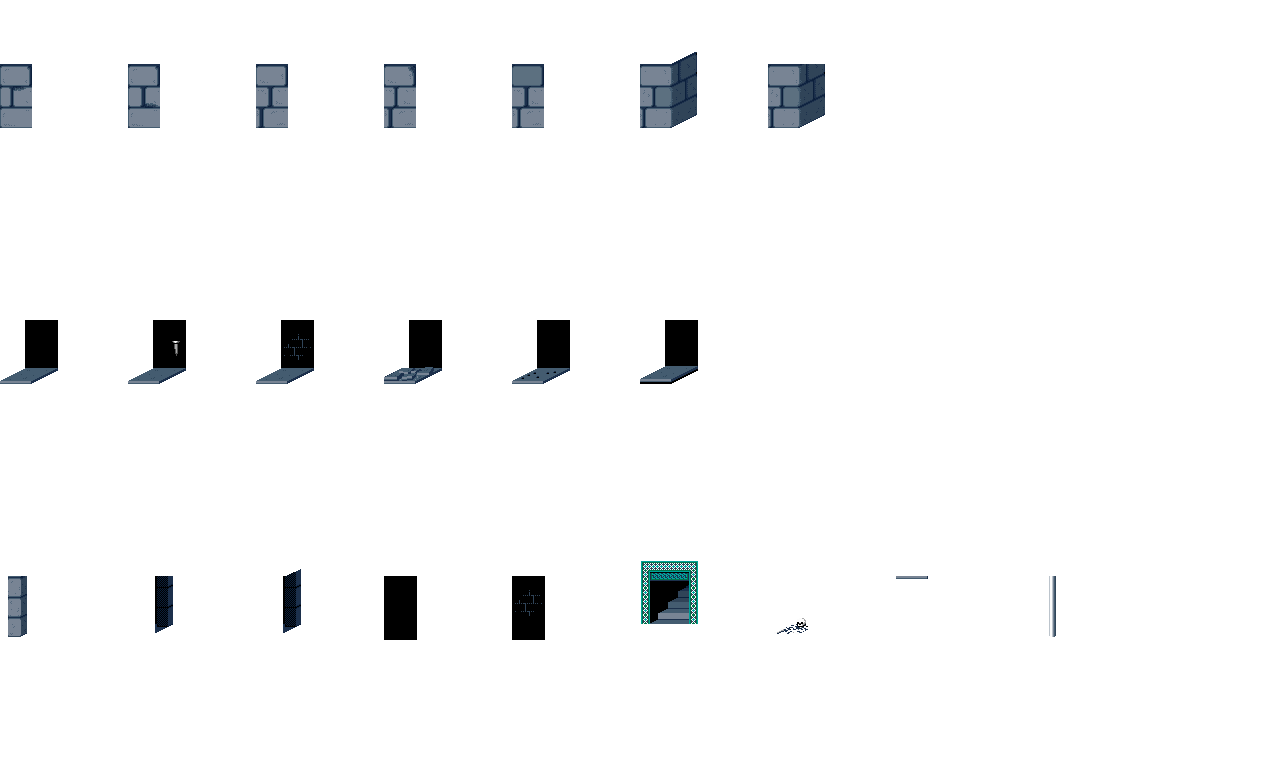
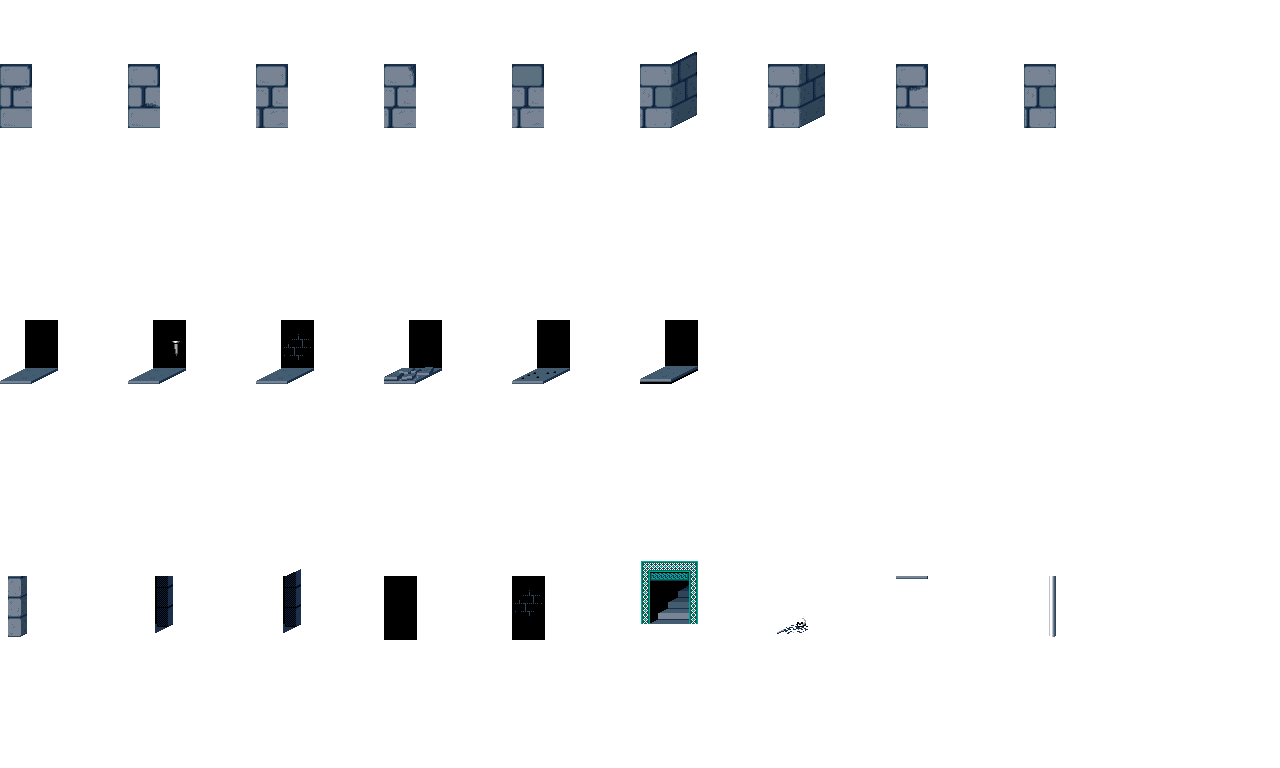
Revision of a layered 1280×768 image; what changed, layer by layer:
added layer "extra2" in group "wall" over [1024, 64, 1056, 128]
added layer "extra1" in group "wall" over [896, 64, 928, 128]
